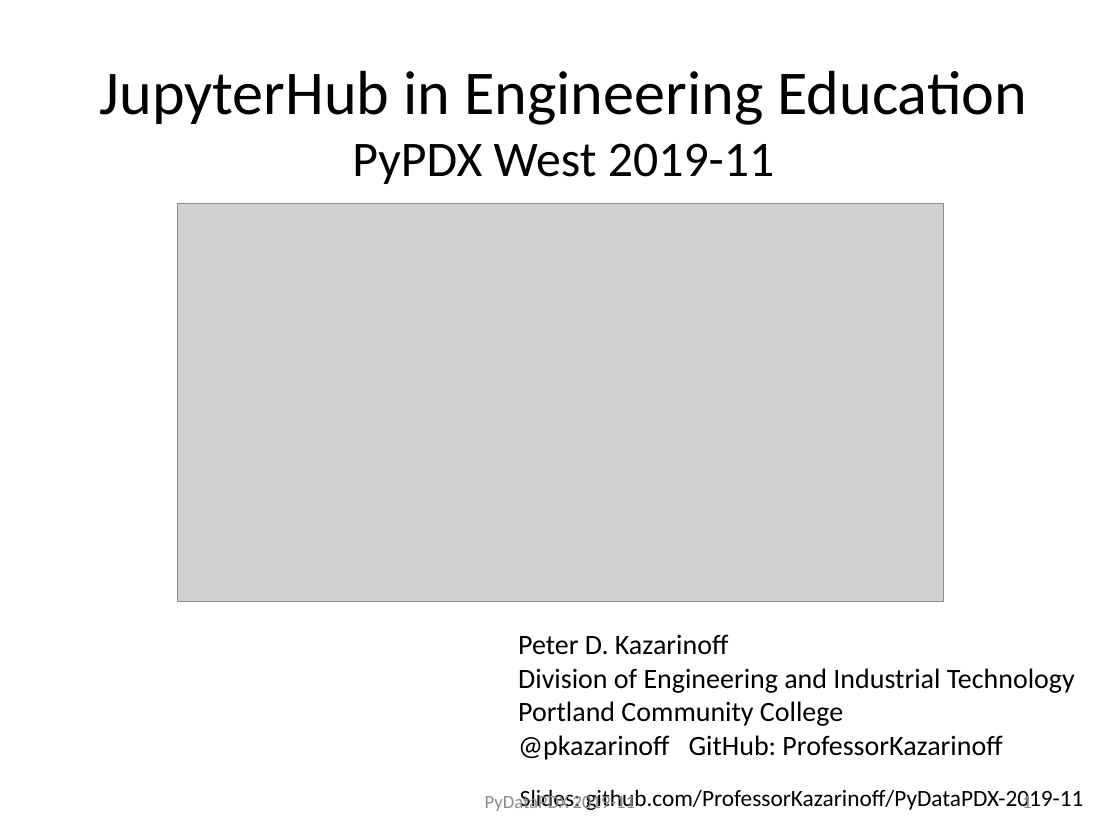
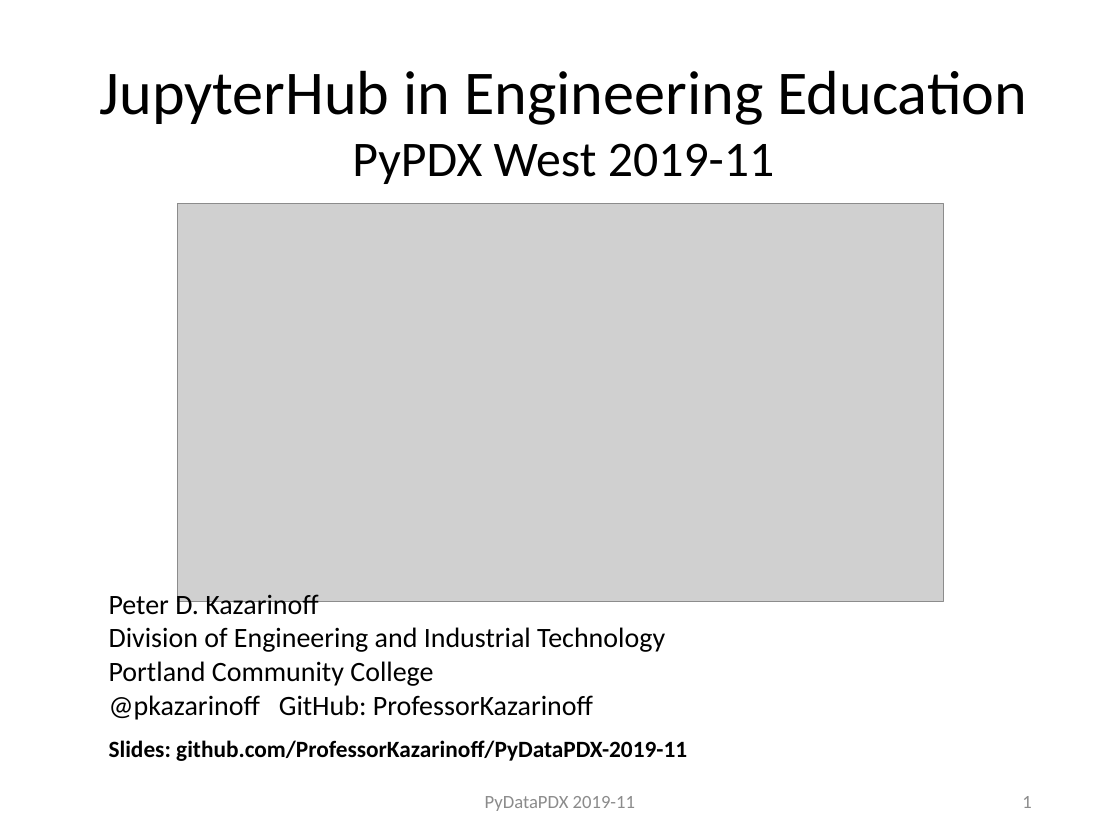
Before and after one commit to ProfessorKazarinoff/PyDataPDX-2019-11, a slide deck: slide 1 of PeterKazarinoff_PyDataPDX_2019-11.pptx. Drawn at 1120x840 pixels with LibreOffice and Linux fonts; fonts in the diff are those of the drawing; grey boxes stand for pictures. Boxes give left, top, right and bottom in pixels: in the first picture for what was removed or moved away, otherwise in the second. Text is boxed around its words. In the diff, an @@ line names an element or a change of style, - is before the commit and + after.

```diff
--- a/PeterKazarinoff_PyDataPDX_2019-11.pptx
+++ b/PeterKazarinoff_PyDataPDX_2019-11.pptx
@@ text "Peter D. Kazarinoff": place and size @@
-text "Peter D. Kazarinoff" at [518,634,1075,760]
+text "Peter D. Kazarinoff" at [109,591,665,720]
@@ text "Slides: github.com/ProfessorKazarinoff/PyDataPDX-2019-11": place and size @@
-text "Slides: github.com/ProfessorKazarinoff/PyDataPDX-2019-11" at [485,789,1084,811]
+text "Slides: github.com/ProfessorKazarinoff/PyDataPDX-2019-11" at [109,740,687,761]
@@ text "Slides: github.com/ProfessorKazarinoff/PyDataPDX-2019-11" at [109,740,687,761]: bold on @@
```
Also in this commit, not shown: 1 other slide changed, 1 other file.
